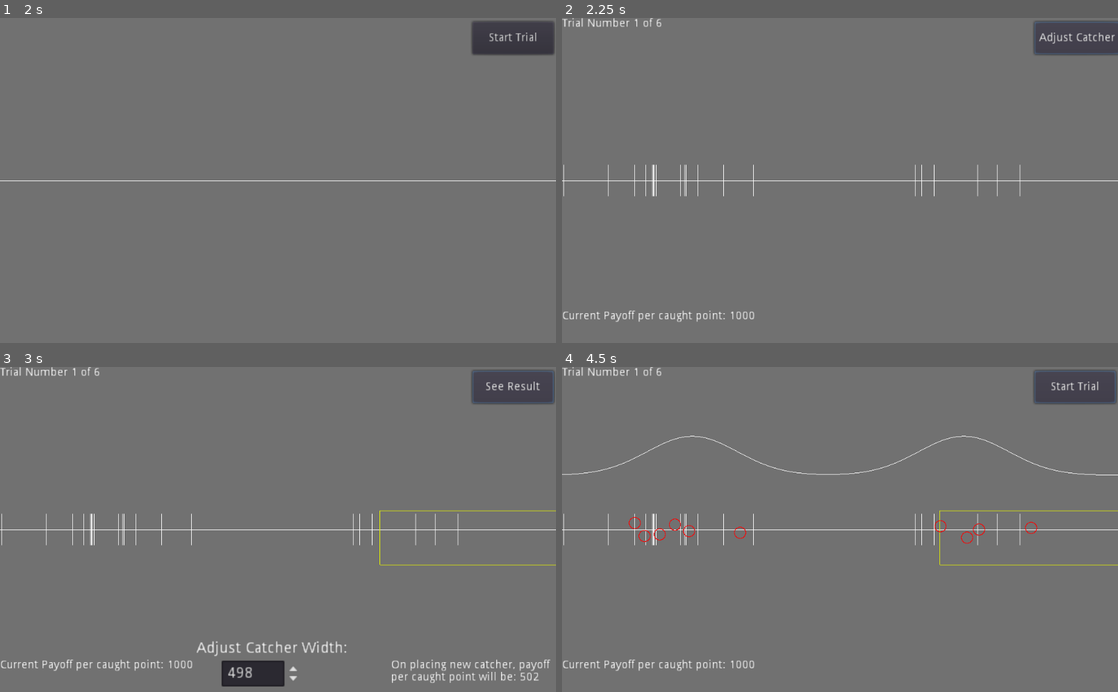
Above: before the commit, frames 1-4 (two rows, left to right).
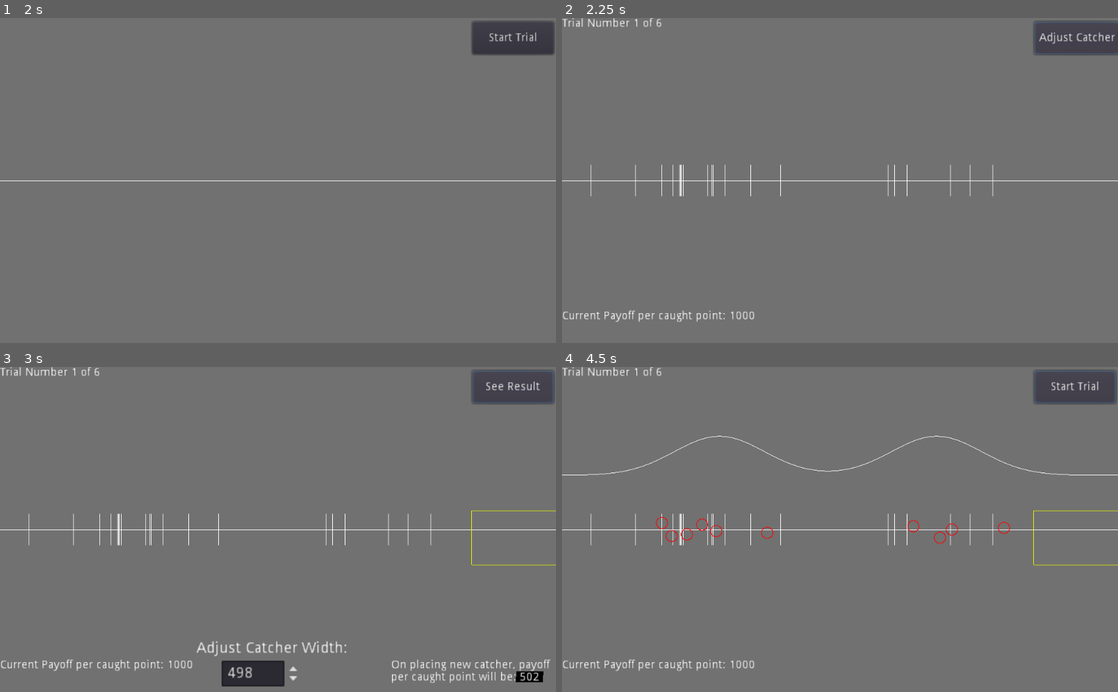
Above: after the commit, the same moments.

Repository: pb6191/bimodalGame
Game: Godot game, scene res://Menu.tscn
Two runs of this game, one before a commit and one after it. Both use one fixed random seed, a clock stepped at 60 frames per second and the inputs below.
Inputs (mouse positions are in pixels of both pictures, inside the frame that each line leads up to):
- Up to frame 1 (2 s): click (433, 138) at 0.52 s; type "12" at 0.6 s; click "START" at 1.25 s
- Up to frame 2 (2.25 s): click "Start Trial" at 2 s
- Up to frame 3 (3 s): click "Adjust Catcher" at 2.75 s
- Up to frame 4 (4.5 s): click "See Result" at 3.5 s; click "Display Graph" at 4.25 s

Frame 1 is identical in both runs. In frame 2, 0.6% of the frame differs, in the area x 0-83%, y 45-55%; in frame 3, 0.9%; in frame 4, 1.7%, in the area x 0-96%, y 21-62%.

Commit message:
new changes

Diff:
--- a/Button.gd
+++ b/Button.gd
@@ -48,7 +48,7 @@
 	global.samArr = global.sample.split(",")
 	global.participCode = $"../LineEdit7".text
 	if global.back2backDesign == 1:
-		global.disArr = ["0", "500"]
+		global.disArr = ["0", "400"]
 		#std dev is doubled if the distance between peaks is 0
 		#separate logic if distance >= 600
 		global.devArr = ["83"]
--- a/Button2ndmenu.gd
+++ b/Button2ndmenu.gd
@@ -18,7 +18,7 @@
 
 func _on_Button_pressed():
 	if global.back2backDesign == 1:
-		global.disArr = ["0", "500"]
+		global.disArr = ["0", "400"]
 		#std dev is doubled if the distance between peaks is 0
 		#separate logic if distance >= 600
 		global.devArr = ["83"]
--- a/IntermidScrn.gd
+++ b/IntermidScrn.gd
@@ -17,7 +17,8 @@
 
 
 func _on_ButtonIntermed_pressed():
-	global.disArr = ["500", "0", "250", "200", "300", "400"]
+	global.disArr = ["0", "250", "200", "300", "400"]
+	#global.disArr = ["500", "0", "250", "200", "300", "400"]
 	#std dev is doubled if the distance between peaks is 0
 	#separate logic if distance >= 600
 	global.devArr = ["83", "28", "56"]
@@ -26,5 +27,6 @@
 	global.catArr = ["150"]
 	global.payArr = ["100"]
 	global.samArr = ["20"]
-	global.trials = [5, 25, 5, 5, 5, 5]
+	global.trials = [10, 10, 10, 10, 10]
+	#global.trials = [5, 25, 5, 5, 5, 5]
 	get_tree().change_scene("res://Main.tscn")
--- a/Main.gd
+++ b/Main.gd
@@ -195,27 +195,32 @@
 	timeElapsedSinceGameStart = timeElapsedSinceGameStart + delta
 	timeElapsedSinceLastLog = timeElapsedSinceLastLog + delta
 	if $"Button".text == txt3:
-		#if Input.is_action_pressed("ui_right"):
-		#	$"Sprite2".position.x +=1
-		#	$"Sprite3".position.x +=1
-		#if Input.is_action_pressed("ui_left"):
-		#	$"Sprite2".position.x -=1
-		#	$"Sprite3".position.x -=1
-		if InputEventMouseMotion:
-			if catcheroutside == 0 and catchersPlaced < global.catchersAllowed:
-				$"Sprite2".position.x = get_global_mouse_position().x - startingCatcherWidth
-				$"Sprite3".position.x = get_global_mouse_position().x + startingCatcherWidth
-				$"Sprite4".position.x = ($"Sprite3".position.x + $"Sprite2".position.x)/2
-				$"Sprite5".position.x = ($"Sprite3".position.x + $"Sprite2".position.x)/2
-				$"Sprite4".scale.x = ($"Sprite3".position.x - $"Sprite2".position.x)
-				$"Sprite5".scale.x = ($"Sprite3".position.x - $"Sprite2".position.x)
-			else:
-				$"Sprite2".position.x = -20
-				$"Sprite3".position.x = -20
-				$"Sprite4".position.x = ($"Sprite3".position.x + $"Sprite2".position.x)/2
-				$"Sprite5".position.x = ($"Sprite3".position.x + $"Sprite2".position.x)/2
-				$"Sprite4".scale.x = ($"Sprite3".position.x - $"Sprite2".position.x)
-				$"Sprite5".scale.x = ($"Sprite3".position.x - $"Sprite2".position.x)
+		if catcheroutside == 0 and catchersPlaced < global.catchersAllowed:
+			if Input.is_action_pressed("ui_right"):
+				$"Sprite2".position.x +=1
+				$"Sprite3".position.x +=1
+			if Input.is_action_pressed("ui_left"):
+				$"Sprite2".position.x -=1
+				$"Sprite3".position.x -=1
+			if Input.is_action_pressed("ui_up") and $"SpinBox2".value<=1000:
+				$"SpinBox2".value +=1
+			if Input.is_action_pressed("ui_down") and $"SpinBox2".value>=1:
+				$"SpinBox2".value -=1
+			$"Sprite3".position.x =$"Sprite2".position.x + 2*startingCatcherWidth
+		else:
+			$"Sprite2".position.x = -20
+			$"Sprite3".position.x = -20
+		#if InputEventMouseMotion:
+		#	if catcheroutside == 0 and catchersPlaced < global.catchersAllowed:
+		#		$"Sprite2".position.x = get_global_mouse_position().x - startingCatcherWidth
+		#		$"Sprite3".position.x = get_global_mouse_position().x + startingCatcherWidth
+		#	else:
+		#		$"Sprite2".position.x = -20
+		#		$"Sprite3".position.x = -20
+		$"Sprite4".position.x = ($"Sprite3".position.x + $"Sprite2".position.x)/2
+		$"Sprite5".position.x = ($"Sprite3".position.x + $"Sprite2".position.x)/2
+		$"Sprite4".scale.x = ($"Sprite3".position.x - $"Sprite2".position.x)
+		$"Sprite5".scale.x = ($"Sprite3".position.x - $"Sprite2".position.x)
 		if Input.is_action_just_pressed("lmb"):
 			readyclick = 1
 		if Input.is_action_just_released("lmb") and readyclick == 1 and !($"Sprite3".position.x<0):
@@ -230,9 +235,11 @@
 		if changeWidth == 1:
 			startingCatcherWidth = int($"SpinBox2".value / 2)
 			$"RichTextLabel2".visible = true
-			$"RichTextLabel2".text = "On placing new catcher, payoff per caught point will be: "+str(payoffTrial-(int($"SpinBox2".value / 1))*1)
+			$"Sprite6".visible = true
+			$"RichTextLabel2".bbcode_text = "On placing new catcher, payoff per caught point will be: [b][i]"+str(payoffTrial-(int($"SpinBox2".value / 1))*1)+"[/i][/b]"
 	else:
 		$"RichTextLabel2".visible = false
+		$"Sprite6".visible = false
 
 
 func getX():
@@ -549,7 +556,7 @@
 		$"ItemList".add_item(str(caughtIn1+caughtIn2), null, false)
 		$"ItemList".add_item(str((caughtIn1+caughtIn2)*payoffTrial), null, false)
 
-		if global.numPlayed == 1 and (trialNum+1) == 150:
+		if global.numPlayed == 1 and (trialNum+1) == 50: # this should always be 50 given there are atleast 50 test trials, because this is for one shot payment
 			global.sess1var1 = str(caughtIn1)
 			global.sess1var2 = str(caughtIn1 * payoffTrial)
 			global.sess1var3 = str(caughtIn2)
@@ -557,7 +564,7 @@
 			global.sess1var5 = str(caughtIn1+caughtIn2)
 			global.sess1var6 = str((caughtIn1+caughtIn2)*payoffTrial)
 
-		if global.numPlayed == 2 and (trialNum+1) == 150:
+		if global.numPlayed == 2 and (trialNum+1) == 50: # this should always be 50 given there are atleast 50 test trials, because this is for one shot payment
 			global.sess2var1 = str(caughtIn1)
 			global.sess2var2 = str(caughtIn1 * payoffTrial)
 			global.sess2var3 = str(caughtIn2)
--- a/Main.tscn
+++ b/Main.tscn
@@ -8,6 +8,19 @@
 [ext_resource path="res://mixkit-coins-handling-1939.wav" type="AudioStream" id=6]
 [ext_resource path="res://catcher_buttongroup.tres" type="ButtonGroup" id=7]
 [ext_resource path="res://pngfind.com-white-circles-png-3619117.png" type="Texture" id=8]
+[ext_resource path="res://wind_2d.shader" type="Shader" id=9]
+
+[sub_resource type="ShaderMaterial" id=1]
+shader = ExtResource( 9 )
+shader_param/speed = 1.0
+shader_param/minStrength = 0.1
+shader_param/maxStrength = 0.1
+shader_param/strengthScale = 0.3
+shader_param/interval = 2.0
+shader_param/detail = 0.0
+shader_param/distortion = 0.2
+shader_param/heightOffset = 0.0
+shader_param/direction = 3.0
 
 [node name="Node2D" type="Node2D"]
 script = ExtResource( 1 )
@@ -74,6 +87,14 @@
 "_edit_use_anchors_": false
 }
 
+[node name="Sprite6" type="Sprite" parent="."]
+visible = false
+modulate = Color( 0, 0, 0, 1 )
+material = SubResource( 1 )
+position = Vector2( 975, 572 )
+scale = Vector2( 50, 20 )
+texture = ExtResource( 2 )
+
 [node name="RichTextLabel2" type="RichTextLabel" parent="."]
 visible = false
 margin_left = 720.0
@@ -81,6 +102,7 @@
 margin_right = 920.0
 margin_bottom = 580.0
 rect_scale = Vector2( 1.5, 1.5 )
+bbcode_enabled = true
 __meta__ = {
 "_edit_use_anchors_": false
 }
--- /dev/null
+++ b/wind_2d.shader
@@ -0,0 +1,34 @@
+shader_type canvas_item;
+render_mode blend_mix;
+
+// Wind settings.
+uniform float speed = 1.0;
+uniform float minStrength : hint_range(0.0, 1.0);
+uniform float maxStrength : hint_range(0.0, 1.0);
+uniform float strengthScale = 100.0;
+uniform float interval = 3.5;
+uniform float detail = 1.0;
+uniform float distortion : hint_range(0.0, 1.0);
+uniform float heightOffset = 0.0;
+uniform float direction = 1.0;
+
+float getWind(vec2 vertex, vec2 uv, float timer){
+	vec2 pos = mix(vec2(1.0), vertex, distortion).xy;
+	float time = timer * speed + pos.x * pos.y;
+	float diff = pow(maxStrength - minStrength, 2.0);
+	float strength = clamp(minStrength + diff + sin(time / interval) * diff, minStrength, maxStrength) * strengthScale;
+	float wind = (sin(time) + cos(time * detail)) * strength * max(0.0, (1.0-uv.y) - heightOffset);
+
+	return wind;
+	}
+
+void vertex() {
+	if ((getWind(VERTEX.xy, UV, TIME)<0.0 && direction > 0.0) || (getWind(VERTEX.xy, UV, TIME)>0.0 && direction < 0.0))
+	{
+		VERTEX.x += -1.0*getWind(VERTEX.xy, UV, TIME);
+	}
+	else
+	{
+		VERTEX.x += 1.0*getWind(VERTEX.xy, UV, TIME);
+	}
+}
Not shown: 1 places in Main.tscn that only renumber resources
Not shown, changed: export_presets.cfg
